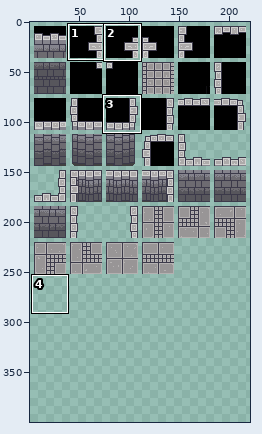
File history of a sprite sheet, The_Believer's_Quest/Assets/Graphics/Misc/1stFloor_spriteSheet.png. The picture above shows the old version from afar; the outline marks the close-up.
Close-up. First the earlier version:
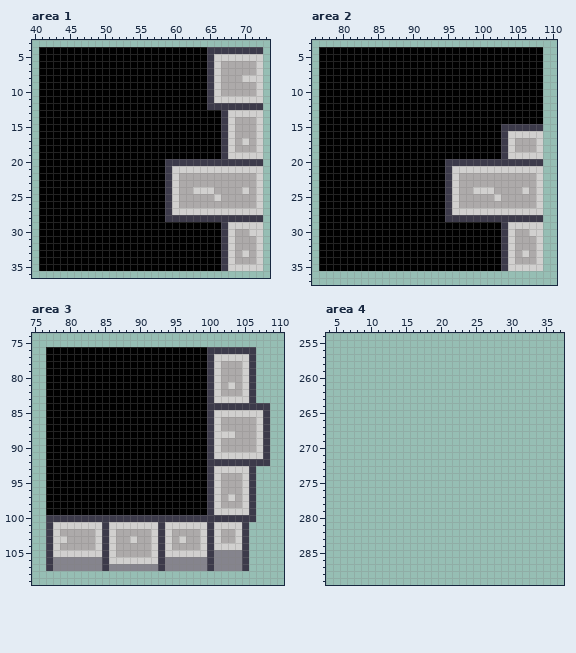
The file is 500x500 pixels. Pixels under 10% opacity are left out. Colours within 5 levels of each other are drawn and written as one. Shown: area 1: x 40..73, y 3..36; area 2: x 76..110, y 3..37; area 3: x 75..110, y 74..109; area 4: x 4..37, y 254..289. The wide view leaves out empty margins. The commit also changed other parts of the picture, which this record leaves out.
The same view after the edit:
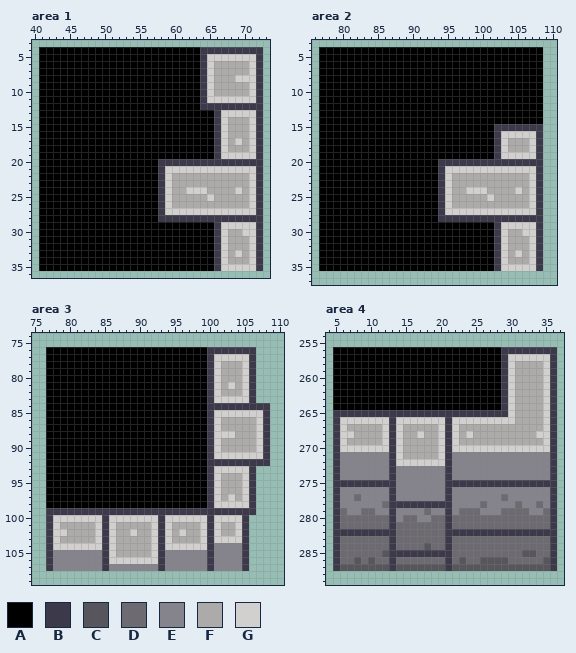
Palette (. is transparent): A #000000  B #3c3a4a  C #57565c  D #6d6b71  E #85848d  F #adaaaa  G #d1d0cf
Difference:
Changed rows in their new state; - is an unchanged pixel.
Area 1:
first column x 58:
 4 ------B--------
 5 ------BG------B
 6 ------BGF----GB
 7 ------BGF----GB
 8 ------BGF--G--B
 9 ------BGF----GB
10 ------BGF----GB
11 ------BG------B
12 ------B--------
13 --------BG----B
14 --------BGF--GB
15 --------BGF--GB
16 --------BGF--GB
17 --------BGFGFGB
18 --------BGF--GB
19 --------BG----B
20 B--------------
21 BG------------B
22 BGF----------GB
23 BGF----------GB
24 BGF-G--F---GFGB
25 BGF----GF----GB
26 BGF----------GB
27 BG------------B
28 B--------------
29 --------BG----B
30 --------BGF-G-B
31 --------BGF--GB
32 --------BGF--GB
33 --------BGFGFGB
34 --------BGF--GB
35 --------BG----B
Area 2:
first column x 94:
15 --------B------
16 --------BG----B
17 --------BGF--GB
18 --------BGF--GB
19 --------BG----B
20 B--------------
21 BG------------B
22 BGF----------GB
23 BGF----------GB
24 BGF-G--F---GFGB
25 BGF----GF----GB
26 BGF----------GB
27 BG------------B
28 B--------------
29 --------BG----B
30 --------BGF-G-B
31 --------BGF--GB
32 --------BGF--GB
33 --------BGFGFGB
34 --------BGF--GB
35 --------BG----B
Area 3:
first column x 77:
 98 -------------------------GGG--
 99 BBBBBBBBBBBBBBBBBBBBBBB-BBBBB-
100 -GGGGGGG-GGGGGGG-GGGGGG-GGGG-.
101 --FFFFF---FFFFF---FFFF---FF---
102 --G---------G------G----------
103 --F---------F------F-----GG---
104 --GGGGG-----------GGGG--EEEE--
105 -EEEEEEE---------EEEEEE-------
Area 4:
first column x 5:
256 AAAAAAAAAAAAAAAAAAAAAAAABBBBBBBB
257 AAAAAAAAAAAAAAAAAAAAAAAABGGGGGGB
258 AAAAAAAAAAAAAAAAAAAAAAAABGFFFFGB
259 AAAAAAAAAAAAAAAAAAAAAAAABGFFFFGB
260 AAAAAAAAAAAAAAAAAAAAAAAABGFFFFGB
261 AAAAAAAAAAAAAAAAAAAAAAAABGFFFFGB
262 AAAAAAAAAAAAAAAAAAAAAAAABGFFFFGB
263 AAAAAAAAAAAAAAAAAAAAAAAABGFFFFGB
264 AAAAAAAAAAAAAAAAAAAAAAAABGFFFFGB
265 BBBBBBBBBBBBBBBBBBBBBBBBBGFFFFGB
266 BGGGGGGGBGGGGGGGBGGGGGGGGGFFFFGB
267 BGFFFFFGBGFFFFFGBGFFFFFFFFFFFFGB
268 BGGFFFFGBGFFGFFGBGFGFFFFFFFFFGGB
269 BGFFFFFGBGFFFFFGBGFFFFFFFFFFFFGB
270 BGGGGGGGBGFFFFFGBGGGGGGGGGGGGGGB
271 BEEEEEEEBGFFFFFGBEEEEEEEEEEEEEEB
272 BEEEEEEEBGGGGGGGBEEEEEEEEEEEEEEB
273 BEEEEEEEBEEEEEEEBEEEEEEEEEEEEEEB
274 BEEEEEEEBEEEEEEEBEEEEEEEEEEEEEEB
275 BBBBBBBBBEEEEEEEBBBBBBBBBBBBBBBB
276 BEEEEEEEBEEEEEEEBEEEEEEEEEEEEEEB
277 BEEDEEEEBEEEEEEEBEEEEEEEDEEEEEEB
278 BEEEEEEDBBBBBBBBBEEEEDEEEEDEEDEB
279 BDEEDDEEBEEEEDEEBEDDDEEEDDDDEEDB
280 BDDDDDDDBEDDEEDDBDDDDDDDDDDDDDDB
281 BDDDDDDDBDDDDDDDBDDDDDDDDDDDDDDB
282 BBBBBBBBBDDDDDDDBBBBBBBBBBBBBBBB
283 BDDDDDDDBDDDDDDDBDDDDDDDDDDDDDDB
284 BDDDDDDDBDDDDCDDBDDDDDDDDDDDDDDB
285 BDDDDDDCBBBBBBBBBDDDDDDDDDDCCDDB
286 BDDCDCDDBDDDDDDDBDCDDCCCCDDDDDCB
287 BCCCCCCCBCCCCCCCBCCCCCCCCCCCCCCB
Where, in picture pixels (left, top, right, bottom), the same in both close-ups:
changed: (158, 47, 263, 271)
changed: (438, 124, 543, 271)
changed: (46, 501, 256, 557)
added: (333, 347, 557, 571)
